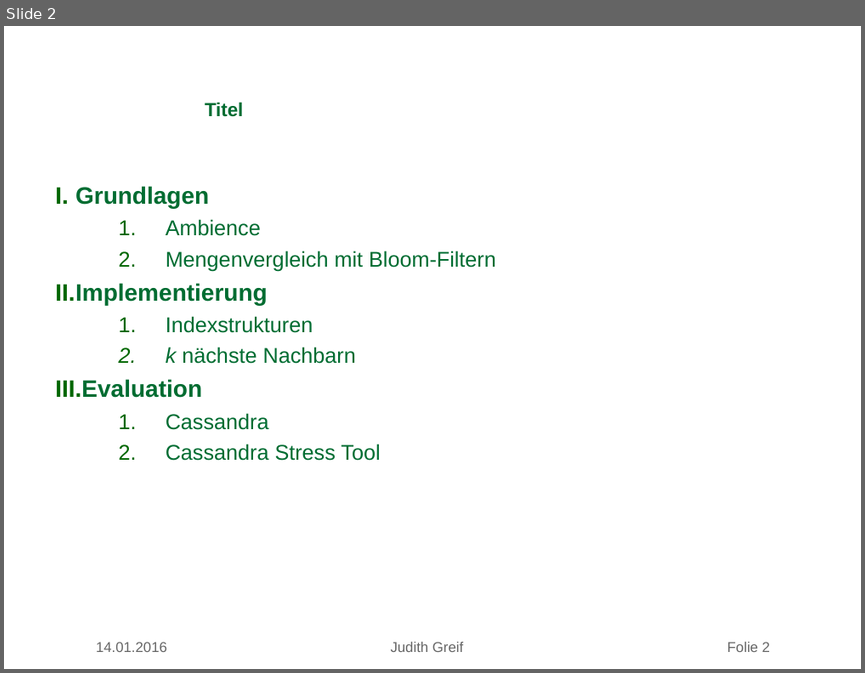
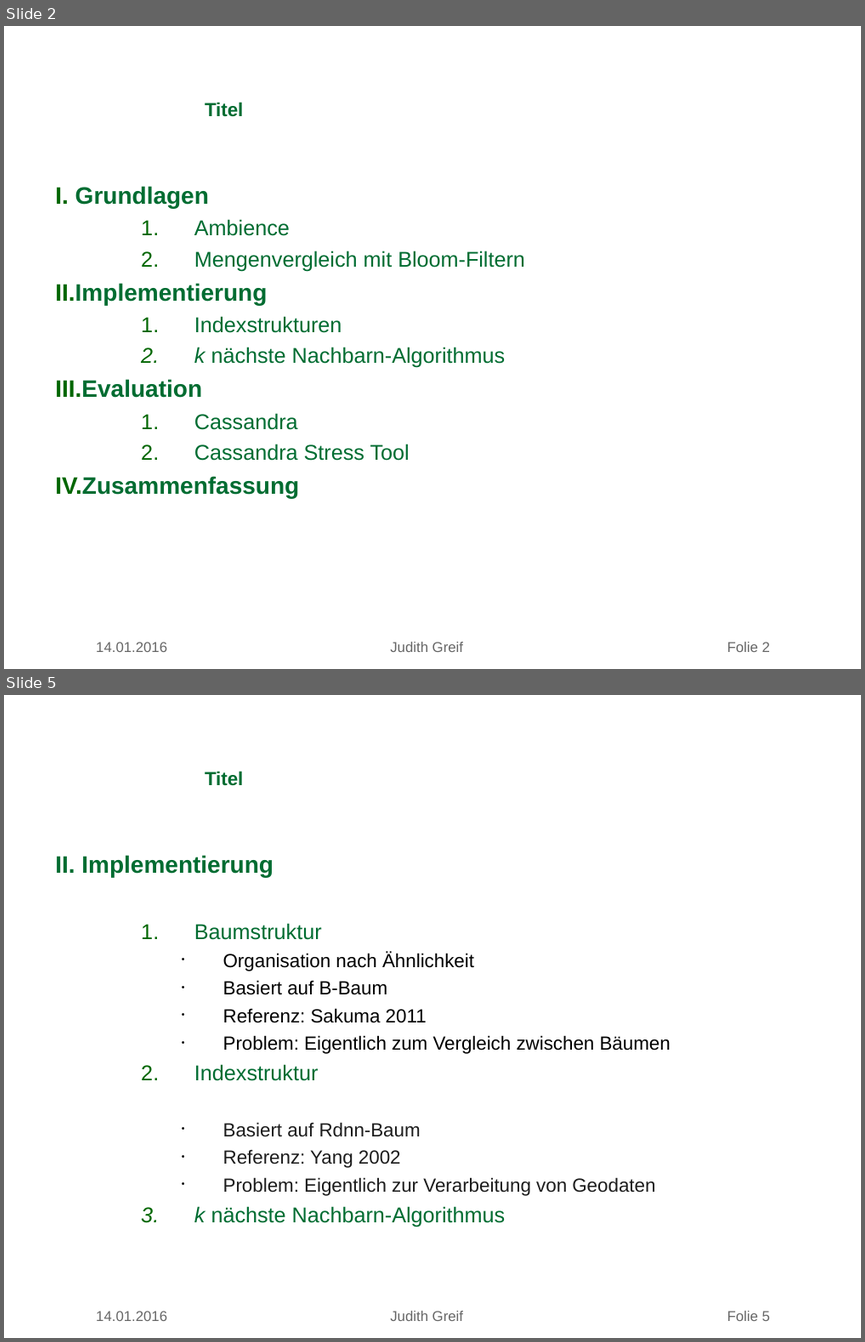
Before and after one commit to missgreenwood/masterarbeit, a slide deck: mdsg_latex_10062012/slides/antrittsvortrag_greif.ppt. Shown one above the other, each under a label of ours: slide 2 before the commit, slides 2 and 5 after it; the slides between them are not shown. The pictures are 865x673 and 865x1342 pixels, drawn with LibreOffice and Linux fonts; fonts in the diff are those of the drawing; background and template pictures are left out. Boxes give left, top, right and bottom in pixels: in the first picture for what was removed or moved away, otherwise in the second. Text is boxed around its words. In the diff, an @@ line names an element or a change of style, - is before the commit and + after.

```diff
--- a/mdsg_latex_10062012/slides/antrittsvortrag_greif.ppt
+++ b/mdsg_latex_10062012/slides/antrittsvortrag_greif.ppt
@@ slide 5 added at box(4, 695, 861, 1338), background picture (left out) @@
@@ title added at box(205, 771, 243, 786), 16 pt, text #006C31, bold @@
+Titel
@@ text added at box(55, 855, 670, 1226), 16 pt, text #000000 @@
+II. Implementierung
+  1. Baumstruktur
+    • Organisation nach Ähnlichkeit
+    • Basiert auf B-Baum
+    • Referenz: Sakuma 2011
+    • Problem: Eigentlich zum Vergleich zwischen Bäumen
+  2. Indexstruktur
+    • Basiert auf Rdnn-Baum
+    • Referenz: Yang 2002
+    • Problem: Eigentlich zur Verarbeitung von Geodaten
+  3. k nächste Nachbarn-Algorithmus
@@ text added at box(96, 1310, 770, 1321), 12 pt, text #666666 @@
+14.01.2016 Judith Greif Folie 5
@@ slide 2 changed as well @@
@@ text at box(55, 186, 525, 460): indent changed @@
@@ text at box(194, 346, 506, 368): text changed @@
-  2. k nächste Nachbarn
+  2. k nächste Nachbarn-Algorithmus
@@ text at box(55, 476, 299, 498): paragraph added @@
+IV. Zusammenfassung
```
Also in this commit, not shown: 1 other slide changed, 1 other slide added, 2 other files.
